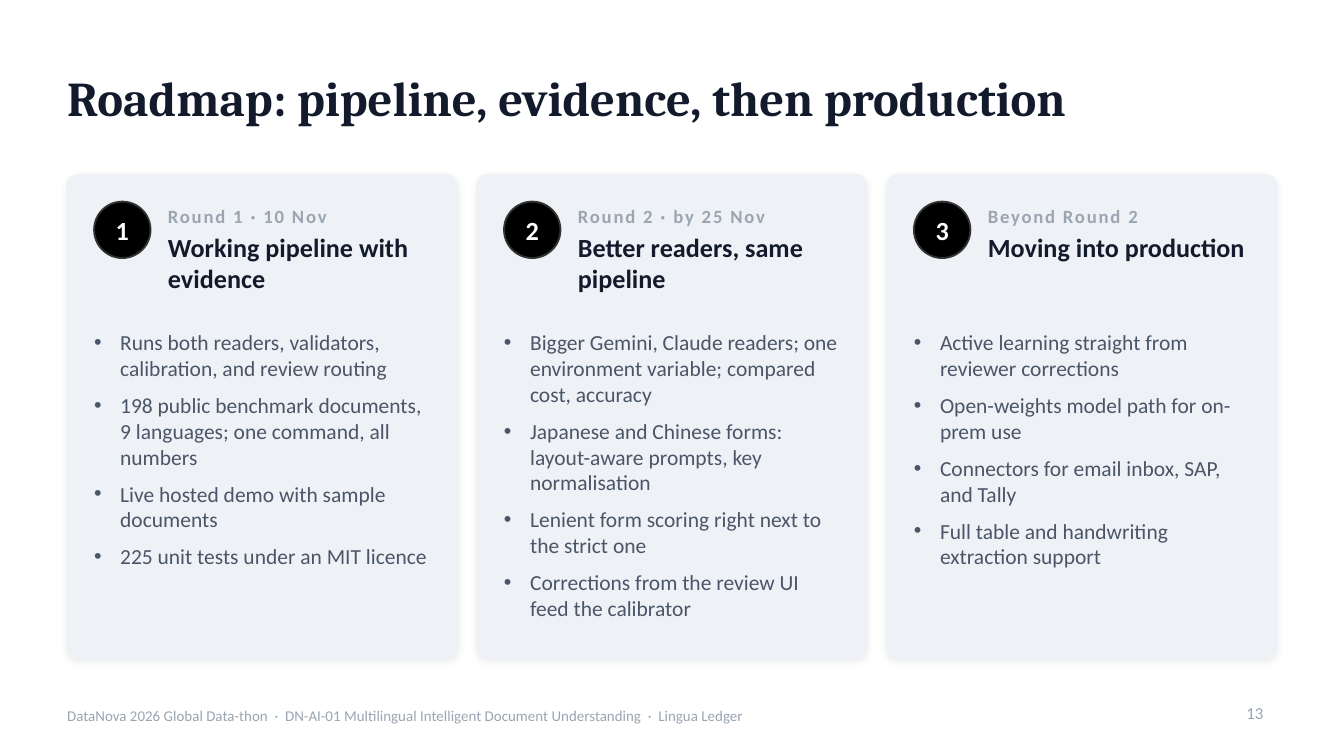
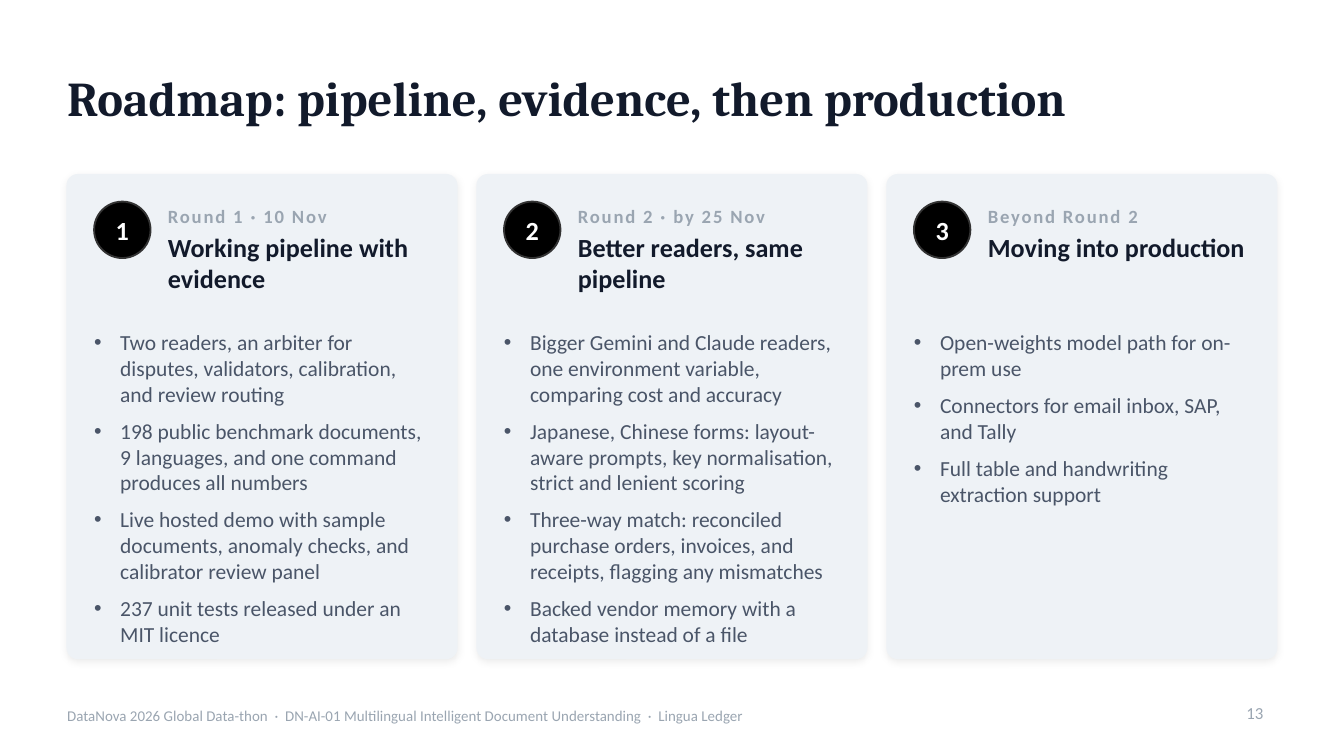
Before and after one commit to rishavnaskar/lingua-ledger, a slide deck: slide 13 of deck/LinguaLedger-DataNova2026-Round1.pptx. Drawn at 1344x756 pixels with LibreOffice and Linux fonts; fonts in the diff are those of the drawing. Boxes give left, top, right and bottom in pixels: in the first picture for what was removed or moved away, otherwise in the second. Text is boxed around its words. In the diff, an @@ line names an element or a change of style, - is before the commit and + after.

Commit message:
Arbiter for reader disputes, anomaly checks with vendor memory, learning from review
The arbiter sends a crop around both candidate values to the vision model when
the readers disagree. Measured on the 198-document run: overriding values did
not help (76.3% to 75.4% on disputed fields), so the verdict is a confidence
signal by default (ECE 0.022 to 0.016). Deterministic anomaly checks compare a
document against a ledger memory of posted vendors. Reviewer decisions refit the
isotonic calibrator on the spot; the web shows the effect before and after.

```diff
--- a/deck/LinguaLedger-DataNova2026-Round1.pptx
+++ b/deck/LinguaLedger-DataNova2026-Round1.pptx
@@ text at (x1=120, y1=335, x2=422, y2=642): text changed @@
-• Runs both readers, validators, calibration, and review routing
-• 198 public benchmark documents, 9 languages; one command, all numbers
-• Live hosted demo with sample documents
-• 225 unit tests under an MIT licence
+• Two readers, an arbiter for disputes, validators, calibration, and review routing
+• 198 public benchmark documents, 9 languages, and one command produces all numbers
+• Live hosted demo with sample documents, anomaly checks, and calibrator review panel
+• 237 unit tests released under an MIT licence
@@ text at (x1=530, y1=335, x2=833, y2=642): text changed @@
-• Bigger Gemini, Claude readers; one environment variable; compared cost, accuracy
-• Japanese and Chinese forms: layout-aware prompts, key normalisation
-• Lenient form scoring right next to the strict one
-• Corrections from the review UI feed the calibrator
+• Bigger Gemini and Claude readers, one environment variable, comparing cost and accuracy
+• Japanese, Chinese forms: layout-aware prompts, key normalisation, strict and lenient scoring
+• Three-way match: reconciled purchase orders, invoices, and receipts, flagging any mismatches
+• Backed vendor memory with a database instead of a file
@@ text at (x1=940, y1=335, x2=1187, y2=376): paragraph removed @@
-• Active learning straight from reviewer corrections
```
Also in this commit, not shown: 4 other slides changed, 39 other files.
